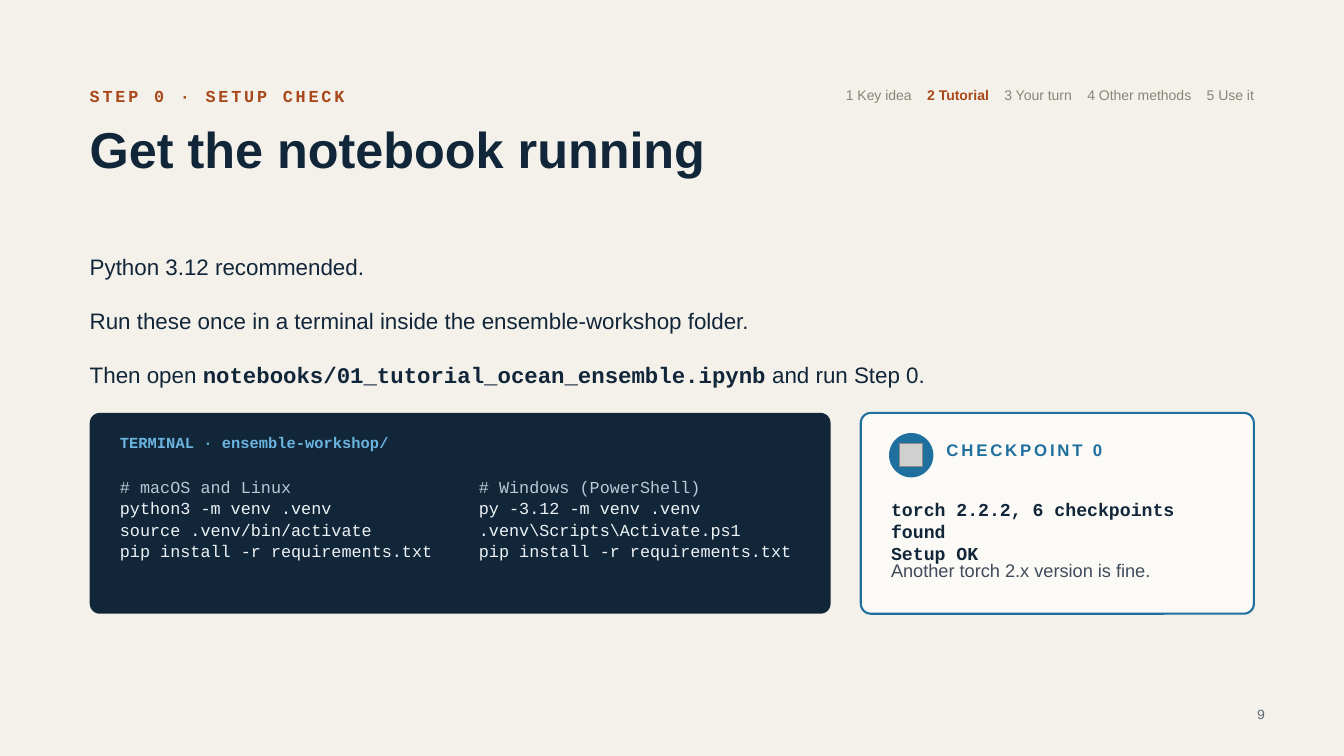
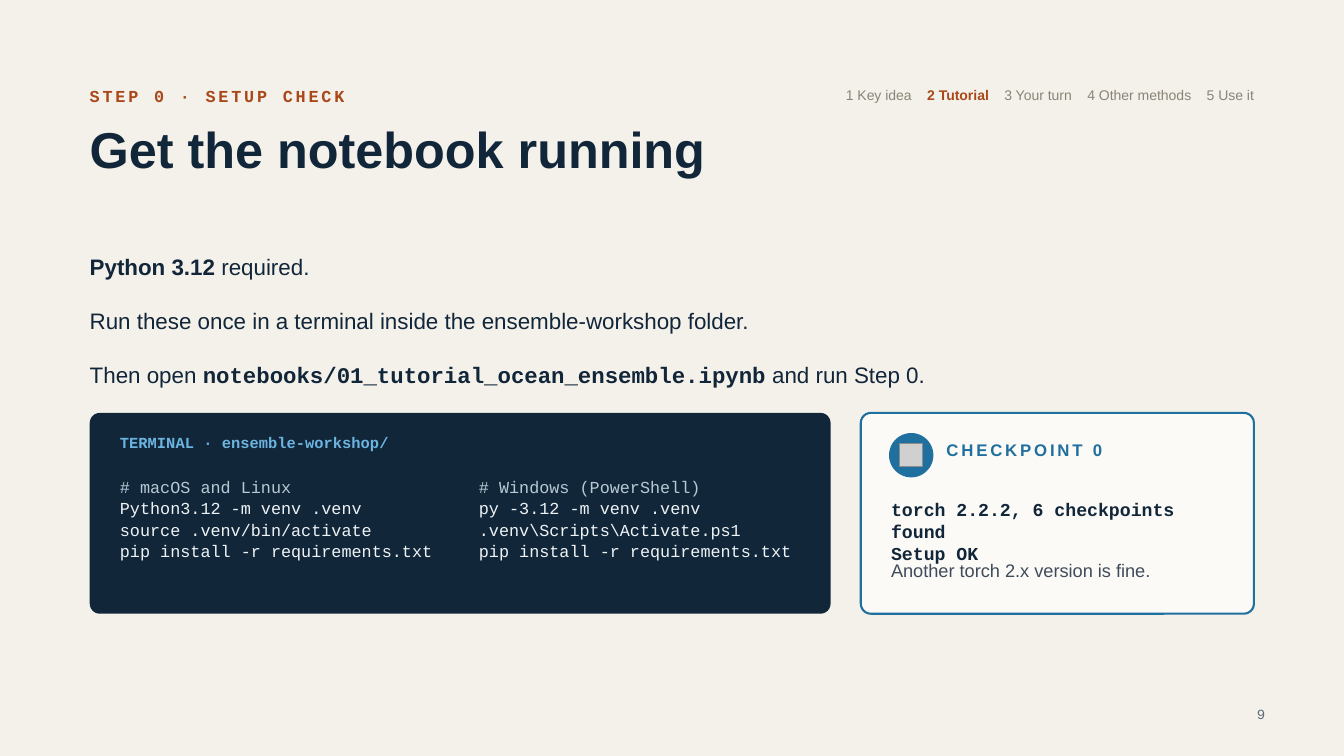
Before and after one commit to damianlapenavidal/ensemble-workshop, a slide deck: slide 9 of slides/ensemble-workshop.pptx. Drawn at 1344x756 pixels with LibreOffice and Linux fonts; fonts in the diff are those of the drawing; grey boxes stand for pictures. Boxes give left, top, right and bottom in pixels: in the first picture for what was removed or moved away, otherwise in the second. Text is boxed around its words. In the diff, an @@ line names an element or a change of style, - is before the commit and + after.

Commit message:
Pin setup to Python 3.12, add ipykernel, update notebook 1 and slides
- README: macOS/Linux setup uses python3.12 so the torch 2.2.2 pin installs
- requirements.txt: add ipykernel
- Notebook 1 edits, saved without outputs
- Slide edits

```diff
--- a/slides/ensemble-workshop.pptx
+++ b/slides/ensemble-workshop.pptx
@@ text at (90, 258, 309, 280): text changed; bold on @@
-Python 3.12 recommended.
+Python 3.12 required.
@@ text at (120, 502, 361, 518): text changed @@
-python3 -m venv .venv
+Python3.12 -m venv .venv
```
Also in this commit, not shown: 2 other slides changed, 2 slides removed, 3 other files.
